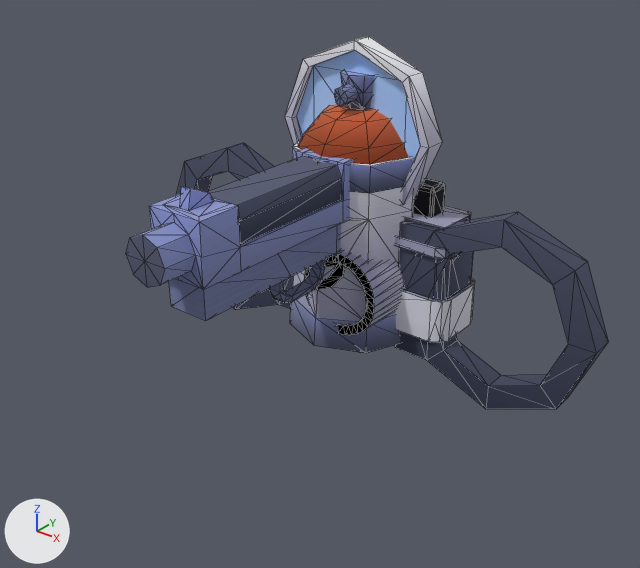
The glTF model Assets/HandItems/Items.glb, before and after one commit.
Camera for both pictures: a 50 mm camera at (0.447, -0.615, 0.35) aimed at (-0.006, -0.048, -0.001). Every picture has the same lights, and +X, +Y and +Z are marked at lower left. The picture after the commit comes second. Mesh edges are drawn as thin lines.

The first picture shows 'Camera', 'GraffitiBottle', 'HandCuffs', 'Pistol', 'Spyglass'.
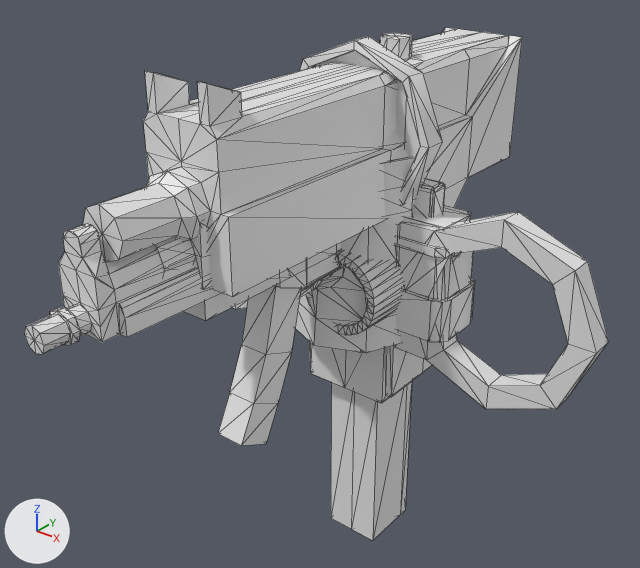
Boxes [x1, y1, x2, y2] around the edits, measured in the pictures (640 x 568 px):
'Uzi', added: after [83, 27, 522, 540]
'Pistol', recoloured (blue to white): [151, 225, 341, 320] in both
'Cube', added: after [25, 224, 340, 446]
'HandCuffs', recoloured (blue to white): [233, 212, 609, 409] in both
'GraffitiBottle', recoloured (lighter): [295, 130, 414, 353] in both
'Camera', recoloured: [306, 178, 475, 343] in both
'Spyglass', recoloured: [300, 40, 442, 205] in both

What the commit changed:
me_cube has 336 vertices, 656 faces and spans x -0.066..0.104, y -0.055..0.049, z -0.043..0.093.
me_cube no longer uses material mat_material (picture img_colormap).
me_cylinder_001 has 208 vertices, 416 faces and spans x -0.241..0.241, y -0.024..0.024, z -0.089..0.089.
me_cylinder_001 no longer uses material mat_material (picture img_colormap).
me_cylinder_002 has 144 vertices, 284 faces and spans x -0.064..0.064, y -0.064..0.064, z -0.056..0.183.
me_cylinder_002 no longer uses material mat_material (picture img_colormap).
me_cube_003 has 165 vertices, 330 faces and spans x -0.026..0.026, y -0.251..0.074, z -0.074..0.137.
me_cube_003 no longer uses material mat_material (picture img_colormap).
me_cylinder has 80 vertices, 152 faces and spans x -0.078..0.078, y -0.027..0.027, z -0.058..0.212.
me_cylinder no longer uses material mat_material (picture img_colormap).
Mesh me_cube_002 is new.
It has 302 vertices, 600 faces and spans x -0.026..0.026, y -0.345..0.085, z -0.112..0.136.
Mesh me_cube_001 is new.
It has 193 vertices, 382 faces and spans x -0.047..0.053, y -0.286..0.202, z -0.31..0.217.
Object 'Cube' (ob_cube) is new; it shows me_cube_002.
Its location is (0.0, 0.0, 0.0).
Object 'Uzi' (ob_uzi) is new; it shows me_cube_001.
Its location is (0.0, 0.0, 0.0).
